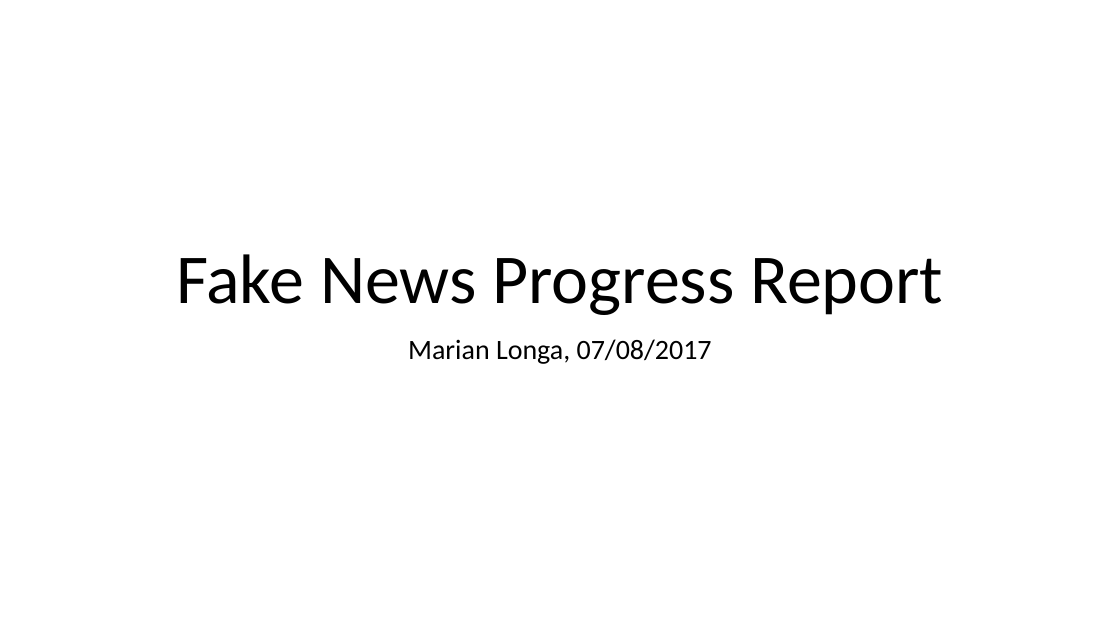
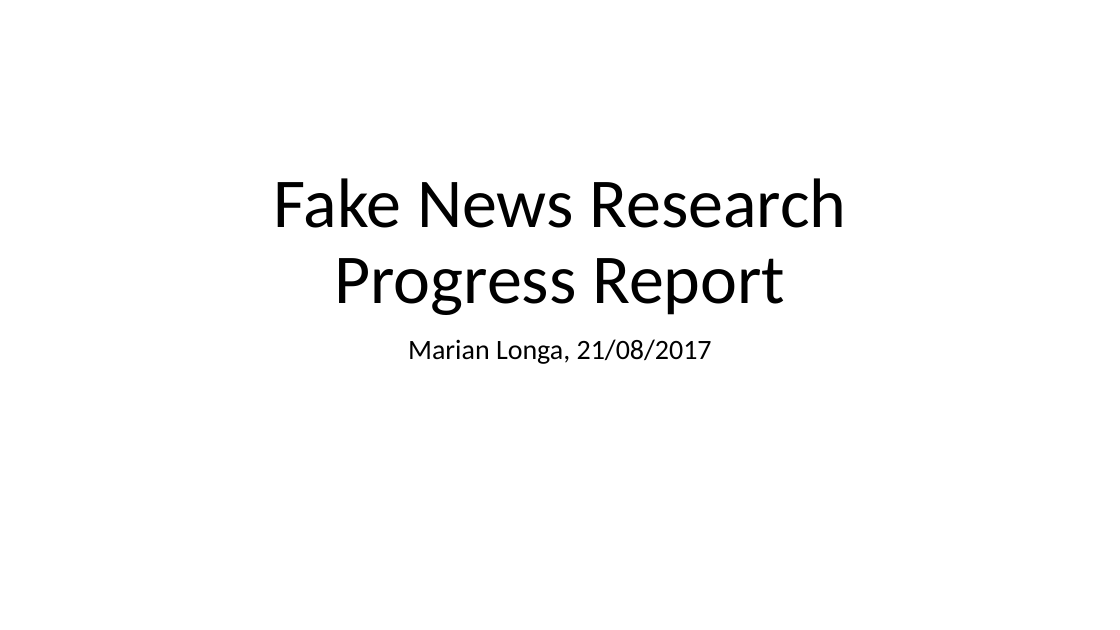
Before and after one commit to marianlonga/FakeNews, a slide deck: slide 1 of Fake News Progress Report.pptx. Drawn at 1120x630 pixels with LibreOffice and Linux fonts; fonts in the diff are those of the drawing. Boxes give left, top, right and bottom in pixels: in the first picture for what was removed or moved away, otherwise in the second. Text is boxed around its words. In the diff, an @@ line names an element or a change of style, - is before the commit and + after.

Commit message:
[ML] add files related to the new 'Fake News Progress Report' presentation

```diff
--- a/Fake News Progress Report.pptx
+++ b/Fake News Progress Report.pptx
@@ title at [273,178,846,315]: text changed @@
-Fake News Progress Report
+Fake News Research
+Progress Report
@@ subtitle at [408,339,712,364]: text changed @@
-Marian Longa, 07/08/2017
+Marian Longa, 21/08/2017
```
Also in this commit, not shown: 8 other slides changed, 13 slides added, 3 slides removed, 4 other files.
